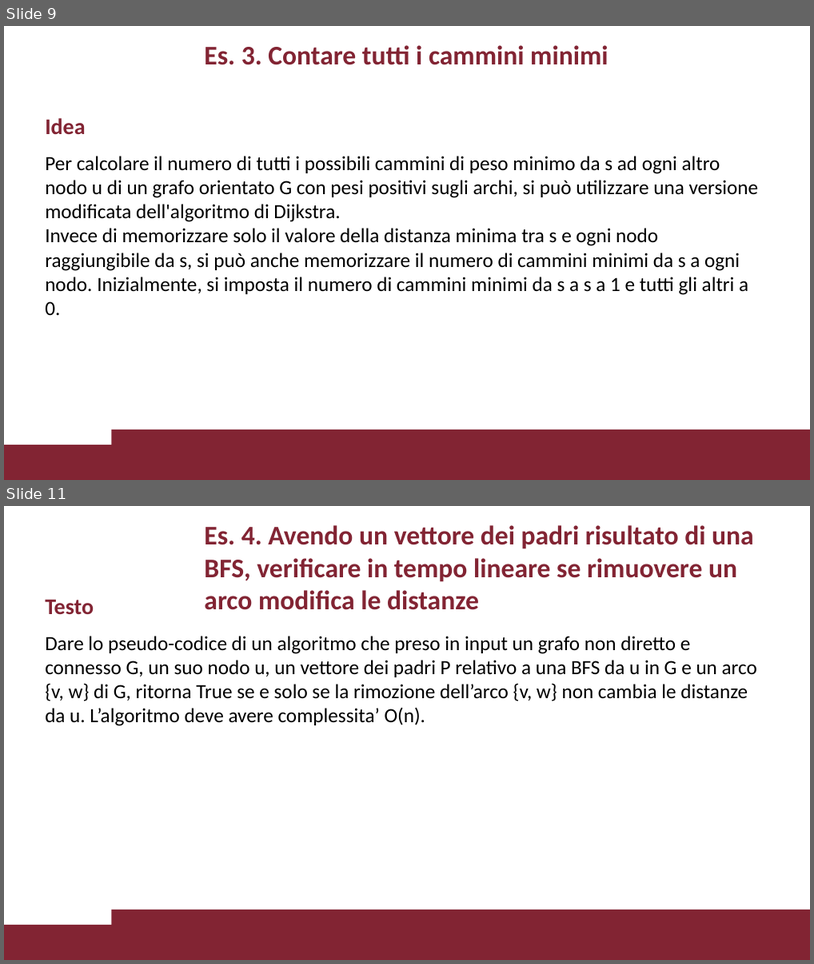
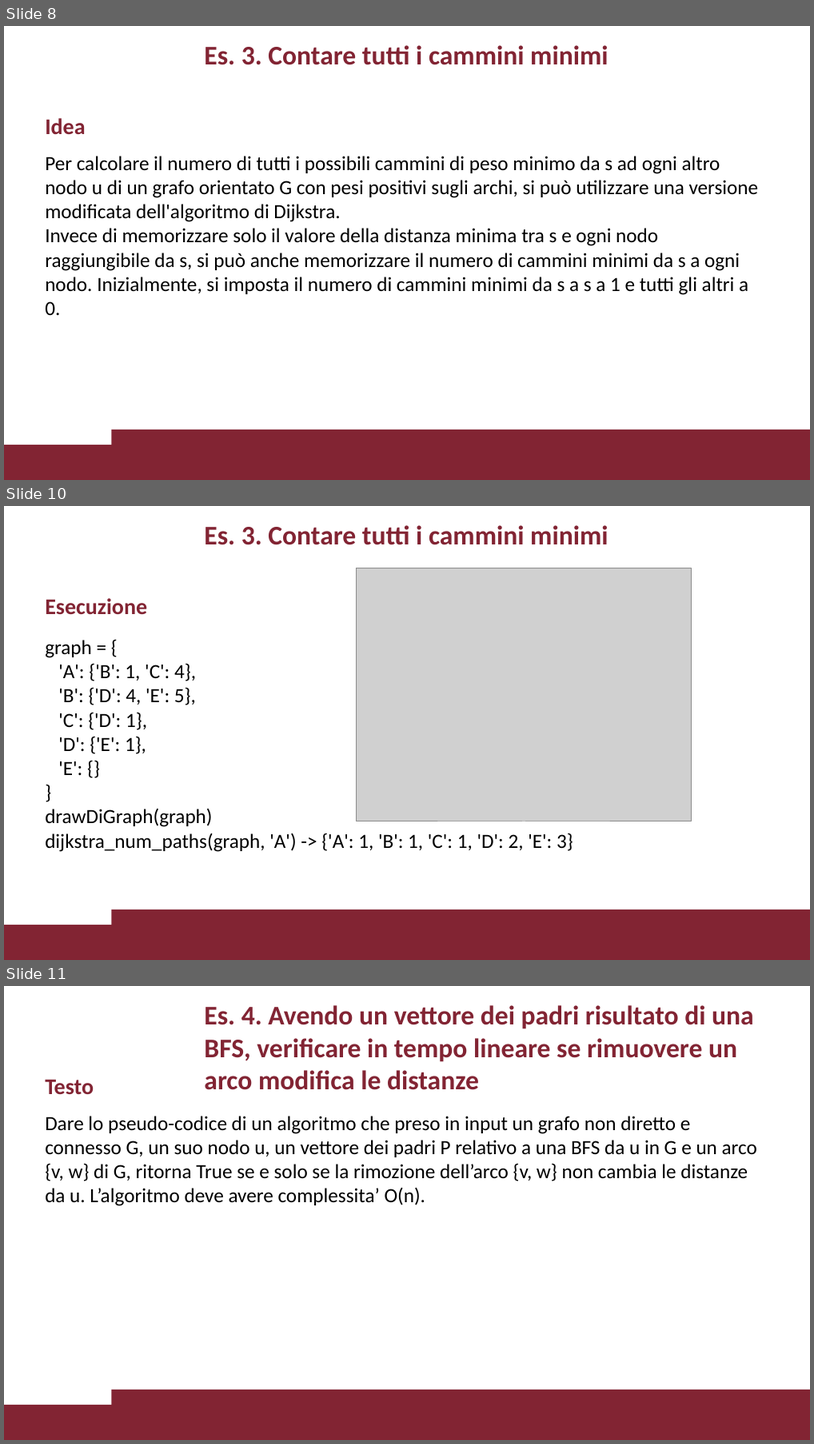
Before and after one commit to VincenzoImp/PDA, a slide deck: Esercitazione4/Esercitazione4.pptx. Shown one above the other, each under a label of ours: slides 9 and 11 before the commit, slides 8, 10 and 11 after it; the slides between them are not shown. The pictures are 814x964 and 814x1444 pixels, drawn with LibreOffice and Linux fonts; fonts in the diff are those of the drawing; grey boxes stand for pictures; background and template pictures are left out. Boxes give left, top, right and bottom in pixels: in the first picture for what was removed or moved away, otherwise in the second. Text is boxed around its words. In the diff, an @@ line names an element or a change of style, - is before the commit and + after.

```diff
--- a/Esercitazione4/Esercitazione4.pptx
+++ b/Esercitazione4/Esercitazione4.pptx
@@ slide 10 added at (x1=4, y1=506, x2=810, y2=960), background #FFFFFF; not listed: 2 template elements that a slide beside it also shows @@
@@ title added at (x1=204, y1=525, x2=608, y2=545), 24 pt, text #822433, bold @@
+Es. 3. Contare tutti i cammini minimi
@@ picture added at (x1=356, y1=568, x2=692, y2=821) @@
@@ title added at (x1=45, y1=598, x2=147, y2=614), 20 pt, text #822433, bold @@
+Esecuzione
@@ text added at (x1=45, y1=640, x2=574, y2=852), 18 pt, text #000000 @@
+graph = {
+'A': {'B': 1, 'C': 4},
+'B': {'D': 4, 'E': 5},
+'C': {'D': 1},
+'D': {'E': 1},
+'E': {}
+}
+drawDiGraph(graph)
+dijkstra_num_paths(graph, 'A') -> {'A': 1, 'B': 1, 'C': 1, 'D': 2, 'E': 3}
@@ what was slide 9 is now slide 8 @@
```
Also in this commit, not shown: 5 slides changed, 2 other slides added, 1 slide removed, 3 other files.
